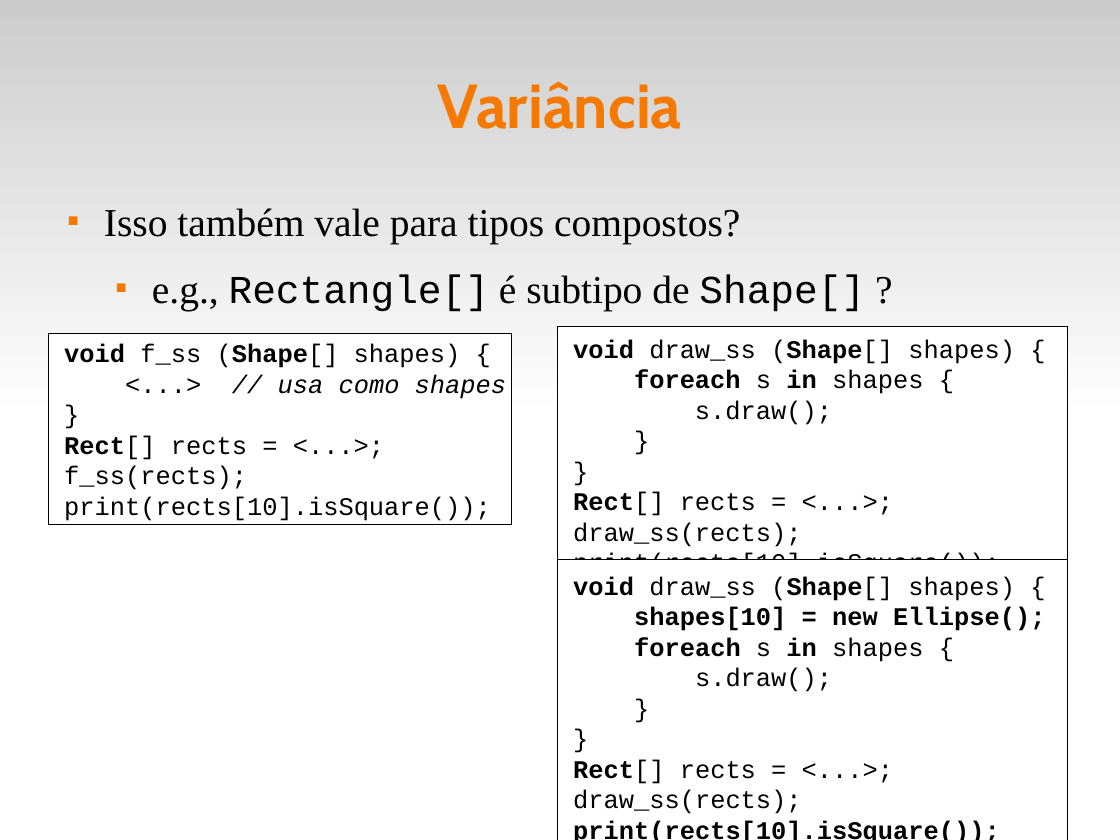
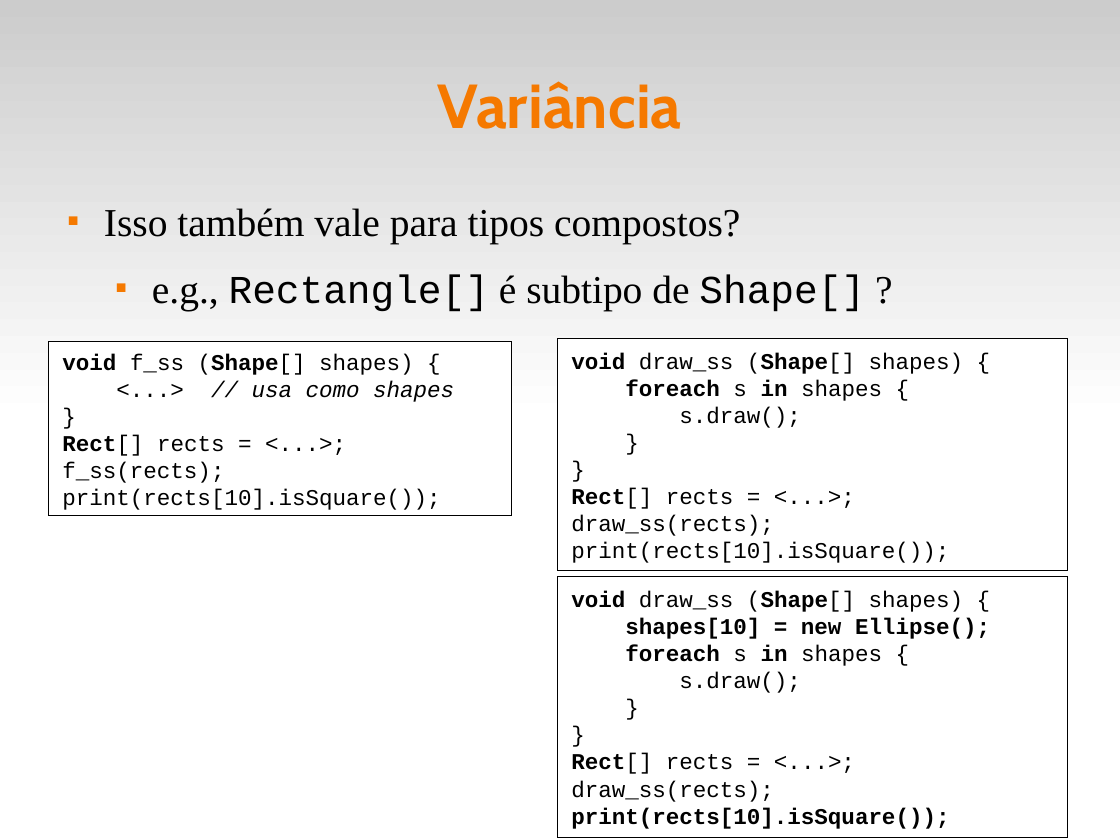
Before and after one commit to fsantanna-uerj/EDL, a slide deck: slide 21 of slides/edl-09-oo.odp. Drawn at 1120x840 pixels with LibreOffice and Linux fonts; fonts in the diff are those of the drawing. Boxes give left, top, right and bottom in pixels: in the first picture for what was removed or moved away, otherwise in the second. Text is boxed around its words. In the diff, an @@ line names an element or a change of style, - is before the commit and + after.

Commit message:
(>) slides

```diff
--- a/slides/edl-09-oo.odp
+++ b/slides/edl-09-oo.odp
@@ rectangle "void f_ss (Shape[] shapes) {" resized from (x1=49, y1=333, x2=511, y2=524) to (x1=49, y1=341, x2=511, y2=515) @@
@@ rectangle "void draw_ss (Shape[] shapes) {" resized from (x1=558, y1=327, x2=1067, y2=583) to (x1=558, y1=338, x2=1067, y2=571) @@
@@ size 18 to 16 pt in 3 elements at (x1=49, y1=341, x2=511, y2=515), (x1=558, y1=338, x2=1067, y2=571), (x1=558, y1=576, x2=1067, y2=837) @@
@@ rectangle "void draw_ss (Shape[] shapes) {" resized from (x1=558, y1=560, x2=1067, y2=840) to (x1=558, y1=576, x2=1067, y2=837) @@
```
Also in this commit, not shown: 6 other slides changed, 2 other files.
